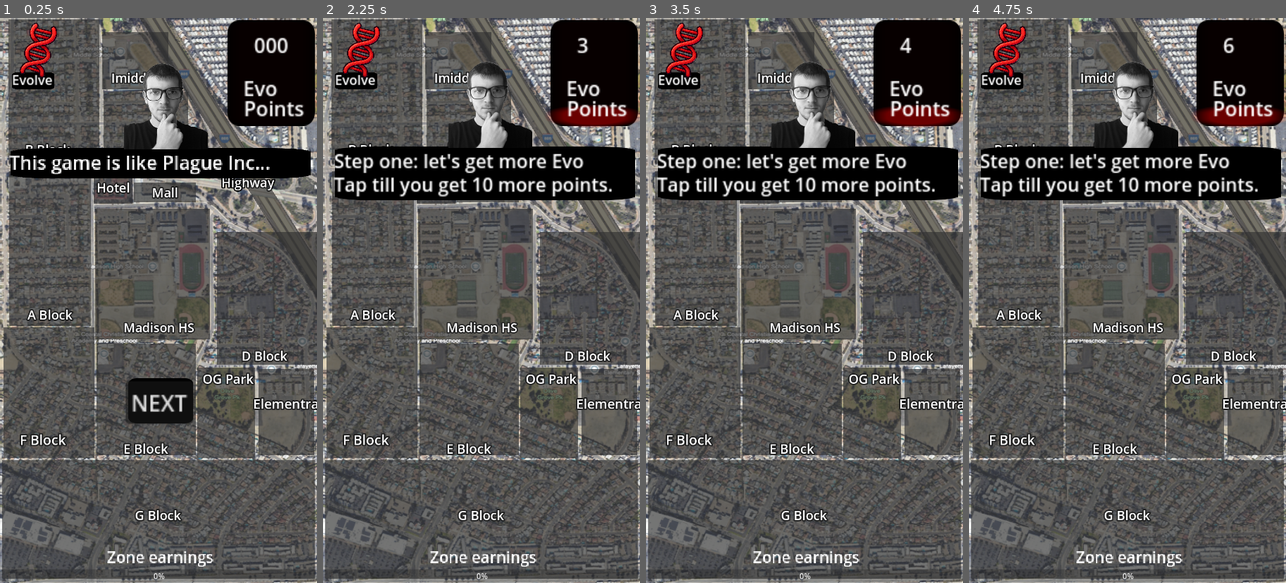
Above: before the commit, frames 1-4 (left to right).
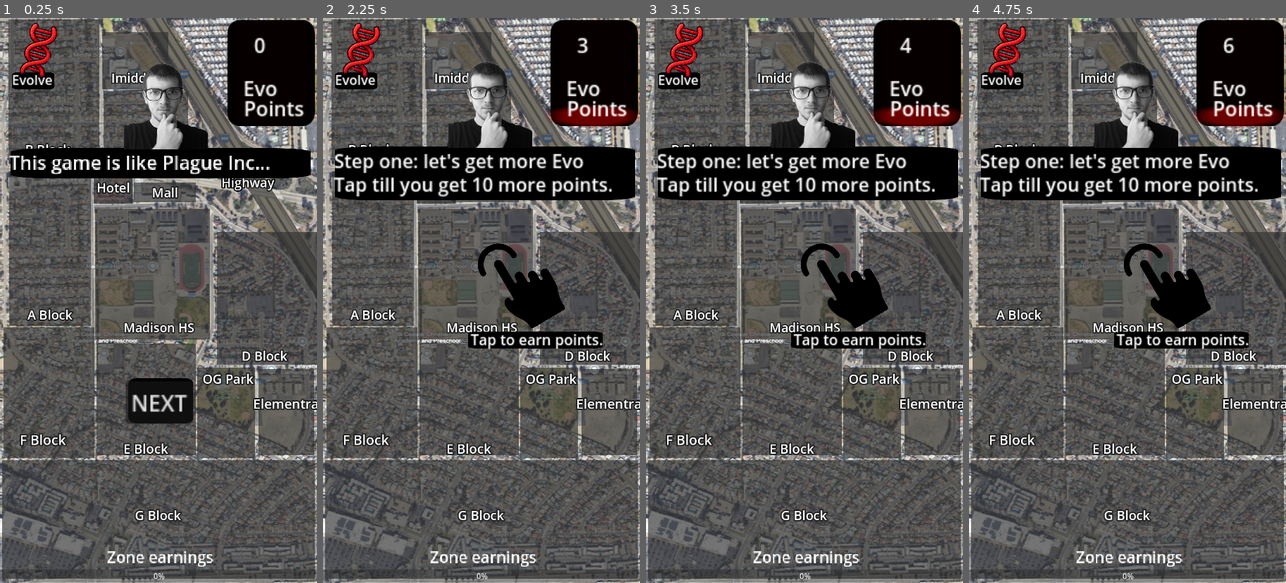
Above: after the commit, the same moments.

Repository: had2020/Slient_Killer
Game: Godot game, scene res://levels/world.tscn
Same seed, same stepped clock (60 frames per second), same inputs: the game is played once before the commit and once after it. Sound files missing from this copy of the repository are replaced by a short silence.
Inputs (mouse positions are in pixels of both pictures, inside the frame that each line leads up to):
- Up to frame 1 (0.25 s): no input
- Up to frame 2 (2.25 s): click "NEXT" at 0.5 s; click "NEXT" at 1.25 s; click "NEXT" at 2 s
- Up to frame 3 (3.5 s): tap Enter at 2.75 s; move the mouse to (874, 272) at 2.77 s; press the mouse at (874, 272) at 2.78 s
- Up to frame 4 (4.75 s): tap Enter at 3.5, 4.25 s; move the mouse to (1064, 328) at 3.52 s; release the mouse at (1064, 328) at 3.53 s; click (1064, 328) at 3.6 s; move the mouse to (1159, 176) at 4.27 s; press the mouse at (1159, 176) at 4.28 s

The runs differ from the first frame. In frame 1, 0.1% of the frame differs, in the area x 84-91%, y 3-7%; in frame 2, 2.8%, in the area x 45-89%, y 39-59%; in frame 3, 2.8%; in frame 4, 2.8%.

Commit message:
updates

Diff:
--- a/slient_killer/code/GM.gd
+++ b/slient_killer/code/GM.gd
@@ -21,13 +21,14 @@
 			if check_to_evo == Globals.evo_points:
 				check_for_evo = false;
 				$Gui/story/Next_Button.visible = true;
-		if Globals.evo_points == 100:
+		if Globals.evo_points == 100 and not played_cap:
 			played_cap = true;
 			$cap_alert.start();
 			$Sound_effects/alert.play();
-
+			$Gui/Evo_points/Cap_label.visible = true;
 
 func _on_next_button_button_down() -> void:
+	$Sound_effects/submit.play();
 	# progressing story
 	current_story_progress += 1;
 
@@ -47,9 +48,11 @@
 			$Gui/story/Next_Button.visible = false;
 			check_for_evo = true;
 			check_to_evo = Globals.evo_points + 10;
+			$Gui/Tutorial/earning.visible = true;
 		4:
 			$Gui/story/textblob4.visible = false;
 			$Gui/story/textblob5.visible = true;
+			$Gui/Tutorial/earning.visible = false;
 		5:
 			$Gui/story/textblob5.visible = false;
 			$Gui/story/textblob6.visible = true;
@@ -69,13 +72,18 @@
 	$Infection_Timer.start();
 
 func _on_zone_refill_timeout() -> void:
-	Globals.evo_points += (1 * Globals.infected_zones);
-	if Globals.infected_zones > 0:
-		$Gui/Evo_points/ProgressBar.value = Globals.evo_points;
-		$Gui/Evo_points/Counter.text = str(Globals.evo_points);
-		$Gui/Evo_points/Bonus.visible = true;
-		$Gui/Evo_points/Bonus/Timer.start();
-		$Gui/Evo_points/Cing_sound.play();
+	if Globals.evo_points < 100:
+		Globals.evo_points += (1 * Globals.infected_zones);
+		if Globals.infected_zones > 0:
+			$Gui/Evo_points/ProgressBar.value = Globals.evo_points;
+			$Gui/Evo_points/Counter.text = str(Globals.evo_points);
+			$Gui/Evo_points/Bonus.visible = true;
+			$Gui/Evo_points/Bonus/Timer.start();
+			$Gui/Evo_points/Cing_sound.play();
 
 func _on_timer_timeout_bonus() -> void:
 	$Gui/Evo_points/Bonus.visible = false;
+
+func _on_cap_alert_timeout() -> void:
+	played_cap = false;
+	$Gui/Evo_points/Cap_label.visible = false;
--- a/slient_killer/levels/world.tscn
+++ b/slient_killer/levels/world.tscn
@@ -16,6 +16,7 @@
 [ext_resource type="Material" uid="uid://ds8shw5pxy34y" path="res://assets/materials/uninfected.tres" id="11_re8x6"]
 [ext_resource type="AudioStream" uid="uid://cnbqirmy786ye" path="res://assets/Sounds/cough.mp3" id="15_54i5j"]
 [ext_resource type="AudioStream" uid="uid://belt2yh6jvpjh" path="res://assets/Sounds/cinehit.mp3" id="16_wrd2w"]
+[ext_resource type="AudioStream" uid="uid://uhrj4ppq4y4q" path="res://assets/Sounds/submit.mp3" id="17_og45p"]
 
 [sub_resource type="ProceduralSkyMaterial" id="ProceduralSkyMaterial_w32yo"]
 sky_top_color = Color(1, 1, 1, 1)
@@ -345,7 +346,7 @@
 offset_right = 256.417
 offset_bottom = 42.5834
 scale = Vector2(0.999995, 0.999995)
-text = "generate some Evo Points"
+text = "generate bonus Evo Points"
 
 [node name="backdrop" type="Sprite2D" parent="Gui/story/textblob6/extra"]
 modulate = Color(0, 0, 0, 1)
@@ -463,7 +464,7 @@
 offset_right = 559.0
 offset_bottom = 47.0
 scale = Vector2(2.56001, 2.56001)
-text = "000"
+text = "0"
 
 [node name="Name" type="Control" parent="Gui/Evo_points"]
 anchors_preset = 0
@@ -516,11 +517,18 @@
 modulate = Color(1, 0, 0, 1)
 layout_mode = 0
 offset_left = 498.0
-offset_top = 206.0
+offset_top = 218.0
 offset_right = 557.0
-offset_bottom = 229.0
+offset_bottom = 241.0
 scale = Vector2(1.89609, 1.89609)
 text = "Capped"
+
+[node name="Backdrop" type="Sprite2D" parent="Gui/Evo_points/Cap_label"]
+modulate = Color(0, 0, 0, 1)
+z_index = -1
+position = Vector2(30.0619, 12.1302)
+scale = Vector2(0.527401, 0.105479)
+texture = ExtResource("4_712nc")
 
 [node name="News" type="Control" parent="Gui"]
 anchors_preset = 0
@@ -1759,6 +1767,9 @@
 
 [node name="alert" type="AudioStreamPlayer" parent="Sound_effects"]
 stream = ExtResource("16_wrd2w")
+
+[node name="submit" type="AudioStreamPlayer" parent="Sound_effects"]
+stream = ExtResource("17_og45p")
 
 [node name="cap_alert" type="Timer" parent="."]
 wait_time = 3.0
@@ -1785,3 +1796,4 @@
 [connection signal="timeout" from="Infection_Timer" to="." method="_on_infection_timer_timeout"]
 [connection signal="timeout" from="Timer_to_infect" to="." method="_on_timer_to_infect_timeout"]
 [connection signal="timeout" from="Zone_refill" to="." method="_on_zone_refill_timeout"]
+[connection signal="timeout" from="cap_alert" to="." method="_on_cap_alert_timeout"]
Not shown, added: slient_killer/assets/Sounds/submit.mp3.import
Not shown: 1 places in slient_killer/levels/world.tscn that only renumber resources
Not shown, added: slient_killer/assets/Sounds/submit.mp3
